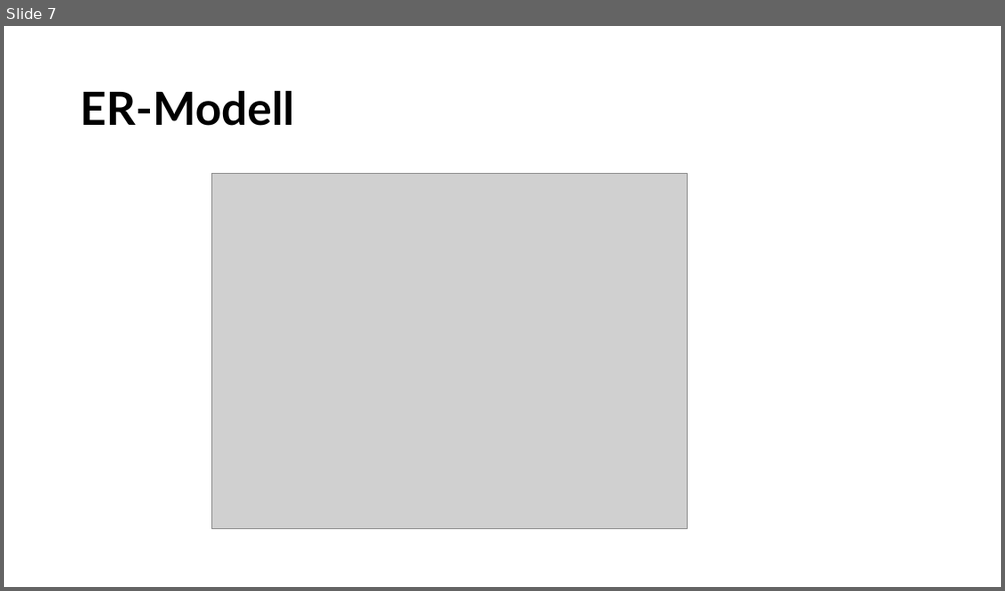
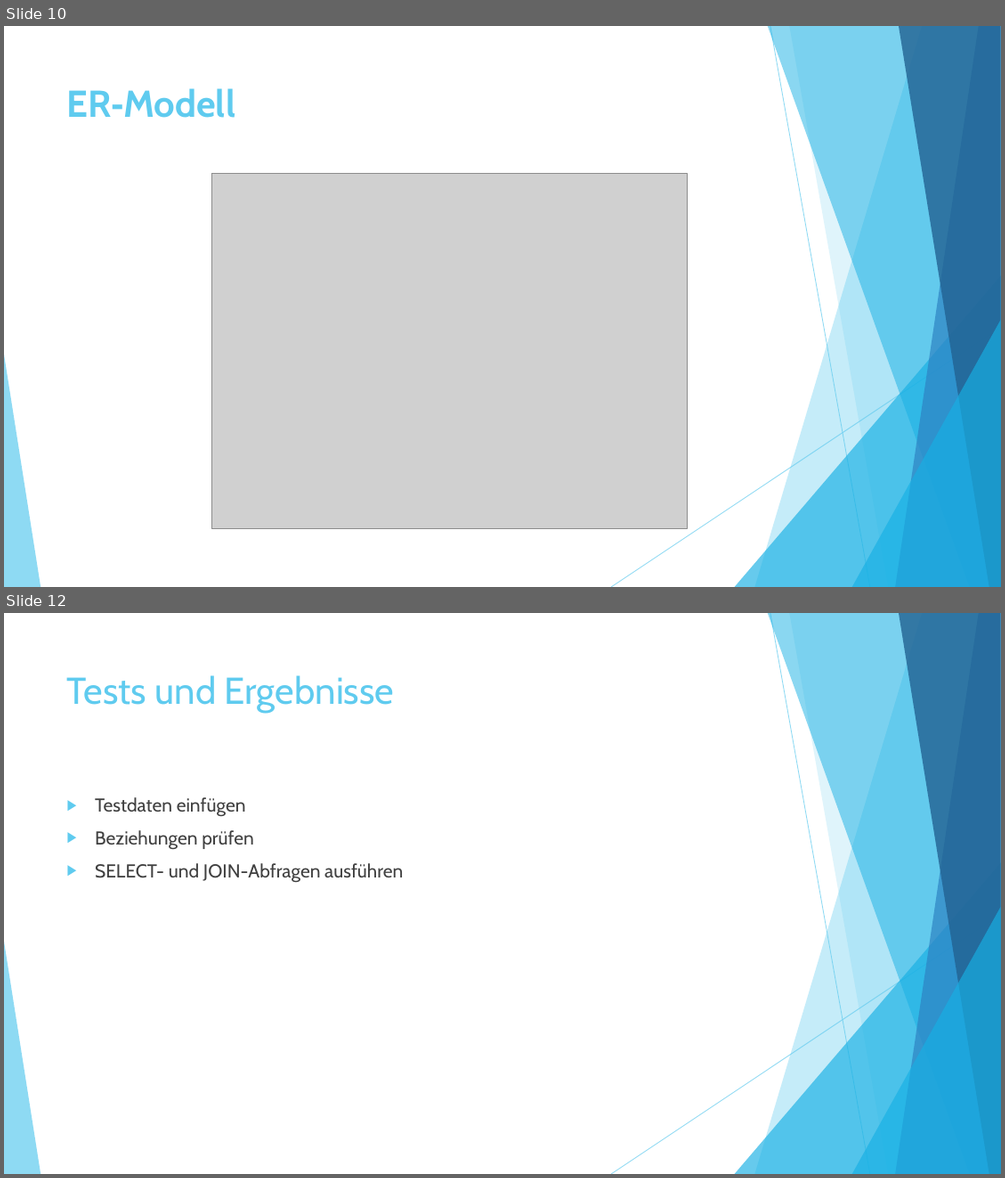
Before and after one commit to MaryGh20/Budgetverwaltungsssystem1, a slide deck: Doc/vorschlag1.pptx. Shown one above the other, each under a label of ours: slide 7 before the commit, slides 10 and 12 after it; the slides between them are not shown. The pictures are 1005x591 and 1005x1178 pixels, drawn with LibreOffice and Linux fonts; fonts in the diff are those of the drawing; grey boxes stand for pictures. Boxes give left, top, right and bottom in pixels: in the first picture for what was removed or moved away, otherwise in the second. Text is boxed around its words. In the diff, an @@ line names an element or a change of style, - is before the commit and + after.

```diff
--- a/Doc/vorschlag1.pptx
+++ b/Doc/vorschlag1.pptx
@@ slide 12 added at bbox=[4, 613, 1001, 1174], background #FFFFFF; not listed: 10 template elements that a slide beside it also shows @@
@@ title added at bbox=[67, 675, 394, 713], 36 pt, text #5FCBEF @@
+Tests und Ergebnisse
@@ text added at bbox=[95, 797, 403, 882], 18 pt, text #404040 @@
+▶ Testdaten einfügen
+▶ Beziehungen prüfen
+▶ SELECT- und JOIN-Abfragen ausführen
@@ what was slide 7 is now slide 10 @@
@@ slide 10 changed as well @@
@@ title "ER‑Modell": place and size @@
-title "ER‑Modell" at bbox=[80, 91, 294, 126]
+title "ER‑Modell" at bbox=[67, 88, 235, 118]
@@ title "ER‑Modell" at bbox=[67, 88, 235, 118]: size 44 to 36 pt, font Lato to Cabin, text colour #000000 to #5FCBEF; line spacing 0.9 to 1; vertical alignment middle to top @@
@@ group added at bbox=[4, 26, 1001, 587]: 5 freeform shapes, 3 triangles, 2 lines @@
```
Also in this commit, not shown: 6 other slides changed, 7 other slides added, 2 slides removed.
